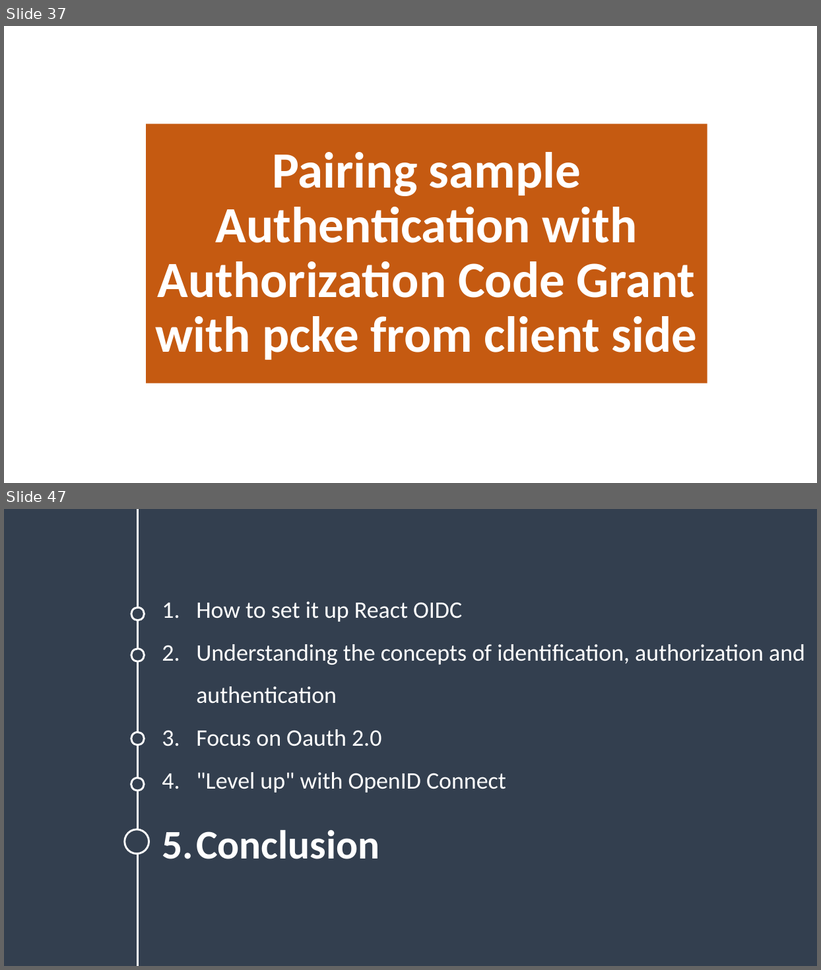
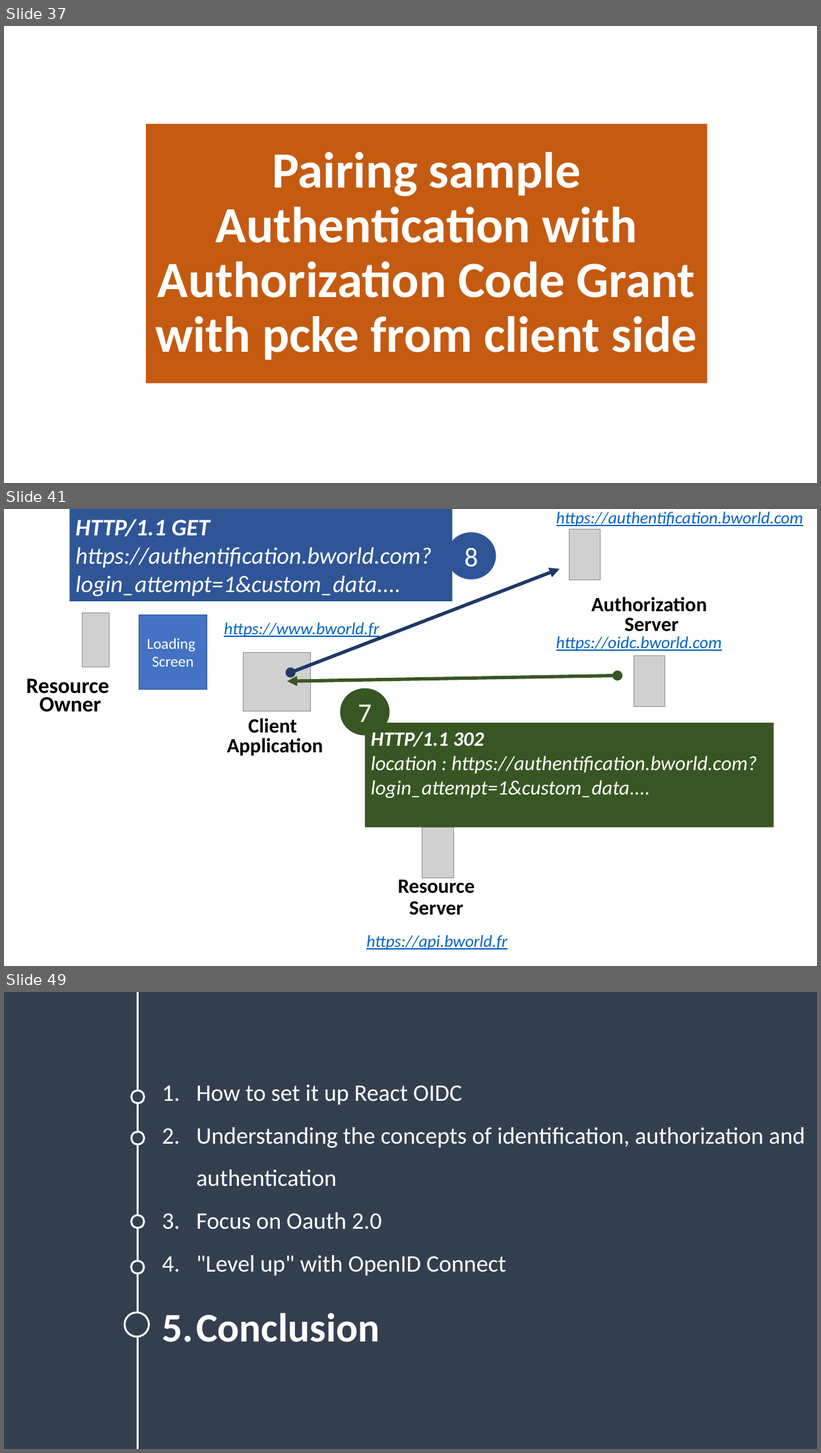
Before and after one commit to guillaume-chervet/course.rest, a slide deck: documentations/OIDC english.pptx. Shown one above the other, each under a label of ours: slides 37 and 47 before the commit, slides 37, 41 and 49 after it; the slides between them are not shown. The pictures are 821x970 and 821x1453 pixels, drawn with LibreOffice and Linux fonts; fonts in the diff are those of the drawing; grey boxes stand for pictures; background and template pictures are left out. Boxes give left, top, right and bottom in pixels: in the first picture for what was removed or moved away, otherwise in the second. Text is boxed around its words. In the diff, an @@ line names an element or a change of style, - is before the commit and + after.

```diff
--- a/documentations/OIDC english.pptx
+++ b/documentations/OIDC english.pptx
@@ slide 41 added at [4,509,817,966], background #FFFFFF @@
@@ rectangle added at [70,509,453,601], fill #2F5597, 28 pt, text #FFFFFF, italic @@
+HTTP/1.1 GET https://authentification.bworld.com?login_attempt=1&custom_data....
@@ text added at [556,512,803,526], 20 pt, text #0563C1, italic, underline @@
+https://authentification.bworld.com
@@ ellipse added at [447,532,496,579], fill #2F5597, 32 pt, text #FFFFFF @@
+8
@@ picture added at [570,529,601,580] @@
@@ double arrow added from (560, 569) to (290, 673), #203864 4 pt @@
@@ text added at [591,597,707,632], 24 pt, text #000000, bold @@
+Authorization
+Server
@@ picture added at [83,613,110,667] @@
@@ rectangle added at [139,615,207,689], fill #4472C4, outline #325491 1 pt, 18 pt, text #FFFFFF @@
+Loading
+Screen
@@ text added at [224,623,379,638], 20 pt, text #0563C1, italic, underline @@
+https://www.bworld.fr
@@ text added at [556,636,722,651], 20 pt, text #0563C1, italic, underline @@
+https://oidc.bworld.com
@@ picture added at [244,652,311,711] @@
@@ picture added at [634,656,665,706] @@
@@ text added at [26,679,110,712], 25.9 pt, text #000000, bold @@
+Resource
+Owner
@@ double arrow added from (287, 682) to (618, 675), #385723 4 pt @@
@@ ellipse added at [340,689,389,735], fill #385723, 32 pt, text #FFFFFF @@
+7
@@ text added at [227,718,323,756], 24 pt, text #000000, bold @@
+Client
+Application
@@ rectangle added at [365,723,774,828], fill #385723, 24 pt, text #FFFFFF, italic @@
+HTTP/1.1 302
+location : https://authentification.bworld.com?login_attempt=1&custom_data....
@@ picture added at [422,828,453,879] @@
@@ text added at [398,876,475,916], 24 pt, text #000000, bold @@
+Resource Server
@@ text added at [366,935,508,950], 20 pt, text #0563C1, italic, underline @@
+https://api.bworld.fr
@@ what was slide 47 is now slide 49 @@
```
Also in this commit, not shown: 8 slides changed, 2 other slides added, 1 slide removed, 1 other file.
